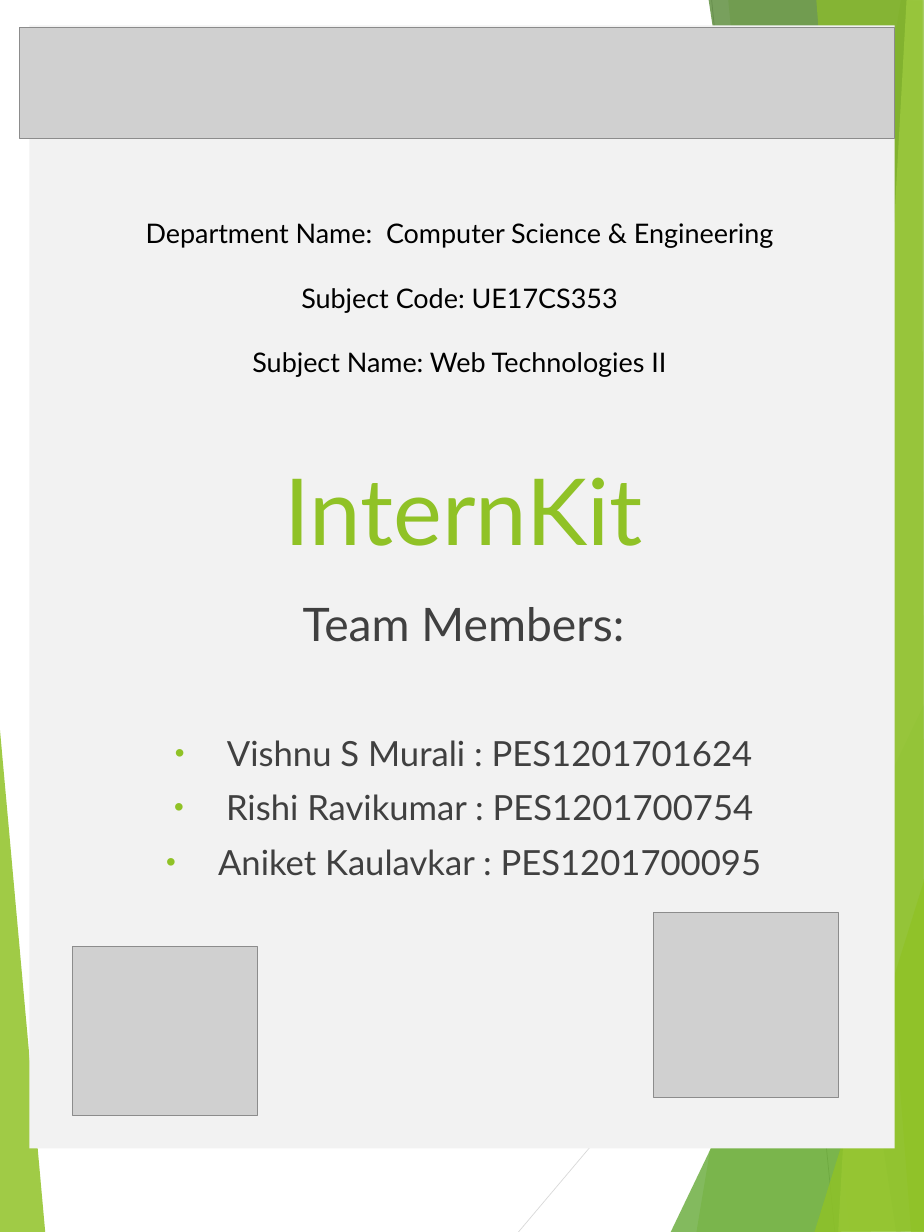
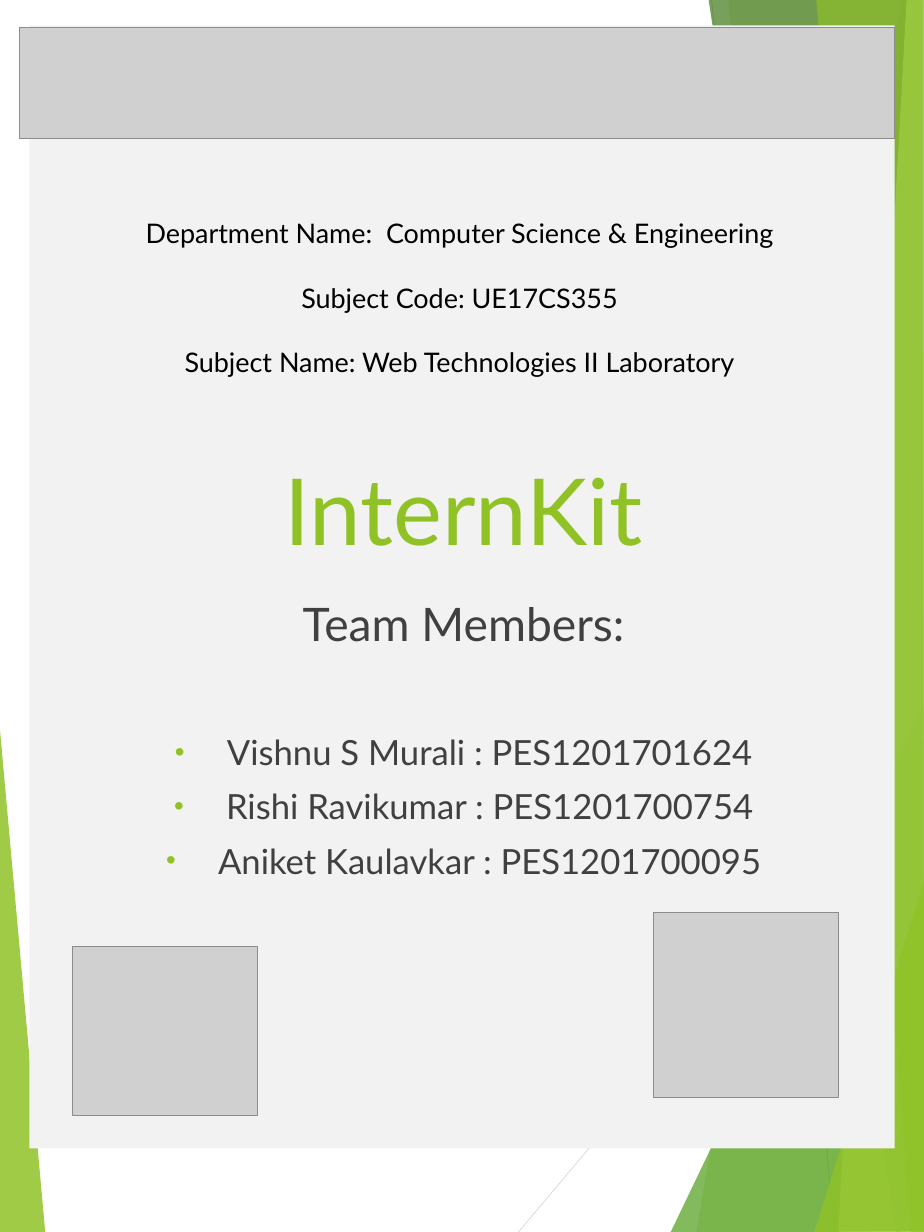
Before and after one commit to RRK1000/InternKit, a slide deck: slide 1 of InternKit.pptx. Drawn at 924x1232 pixels with LibreOffice and Linux fonts; fonts in the diff are those of the drawing; grey boxes stand for pictures. Boxes give left, top, right and bottom in pixels: in the first picture for what was removed or moved away, otherwise in the second. Text is boxed around its words. In the diff, an @@ line names an element or a change of style, - is before the commit and + after.

```diff
--- a/InternKit.pptx
+++ b/InternKit.pptx
@@ text at [185,288,735,377]: text changed @@
-Subject Code: UE17CS353
-Subject Name: Web Technologies II
+Subject Code: UE17CS355
+Subject Name: Web Technologies II Laboratory
```
Also in this commit, not shown: 4 other slides changed.
